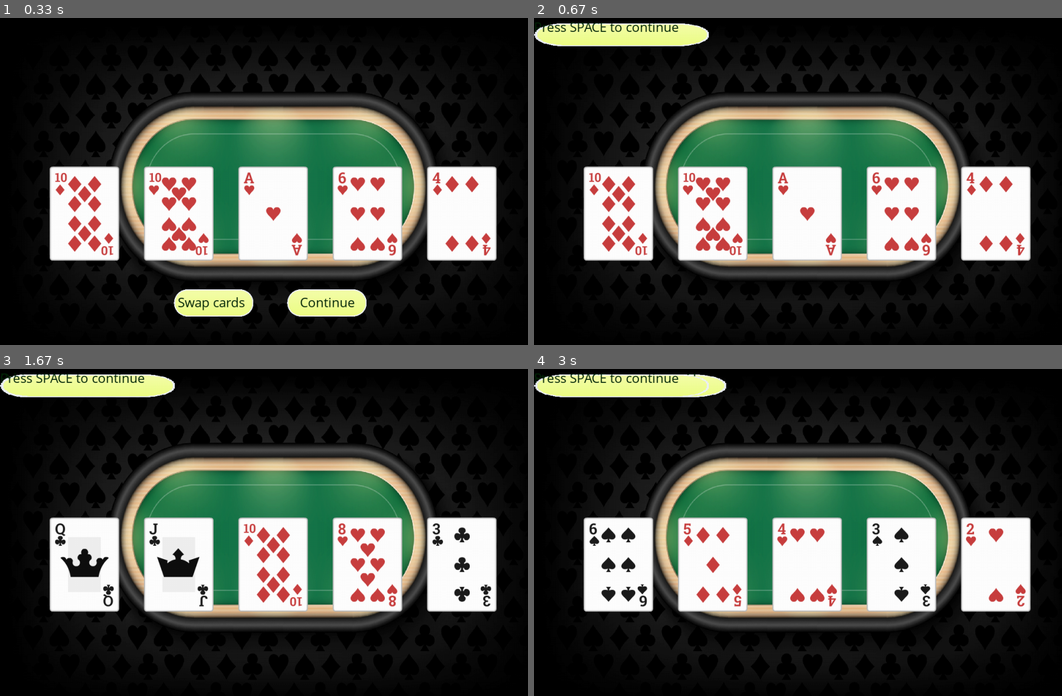
Above: before the commit, frames 1-4 (two rows, left to right).
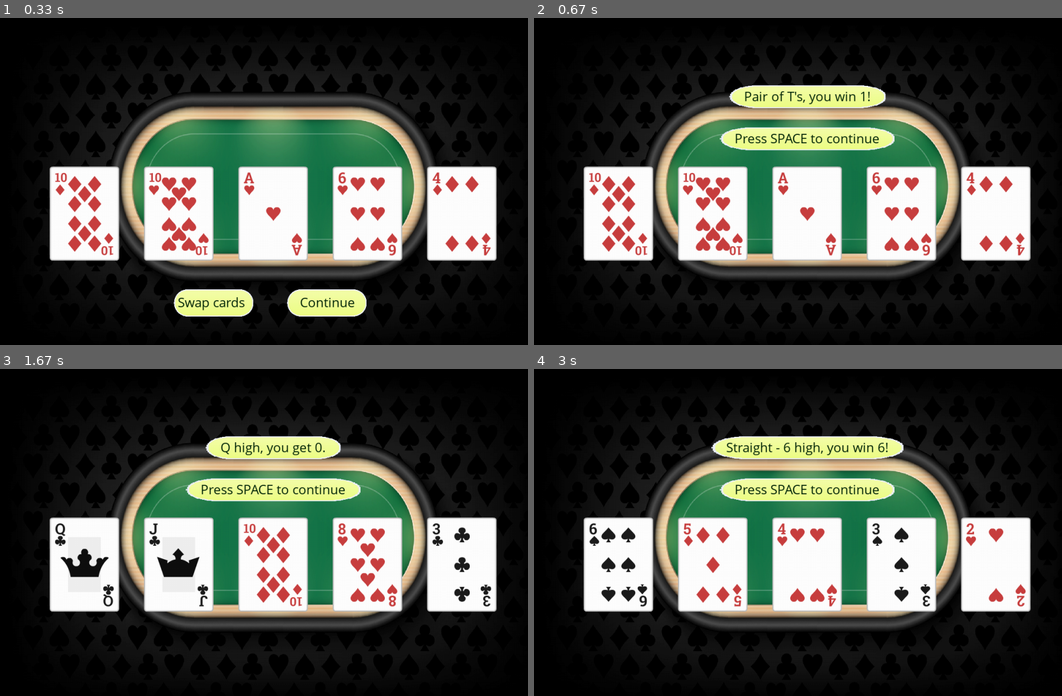
Above: after the commit, the same moments.

Repository: jungleistx/poker_game
Game: pygame game, started from main.py
Two runs of this game, one before a commit and one after it. Both use one fixed random seed, a clock stepped at 60 frames per second and the inputs below.
Inputs (mouse positions are in pixels of both pictures, inside the frame that each line leads up to):
- Up to frame 1 (0.33 s): no input
- Up to frame 2 (0.67 s): click "Continue" at 0.38 s
- Up to frame 3 (1.67 s): tap Space at 0.67, 1.4 s; tap 1 at 1 s
- Up to frame 4 (3 s): tap Space at 1.7, 2.9 s; click (613, 529) at 1.88 s; click (813, 571) at 2.22 s; tap 1 at 2.98 s

Frame 1 is identical in both runs. In frame 2, 6.3% of the frame differs, in the area x 0-69%, y 1-41%; in frame 3, 6.1%; in frame 4, 7.0%, in the area x 0-70%, y 1-41%.

Commit message:
mod Button, add set_new_location(), and calls in Window

Diff:
--- a/classes/button.py
+++ b/classes/button.py
@@ -33,6 +33,13 @@
 
 	def change_button_size(self):
 		text_box = game_font.render(self.text, True, (Button.TEXT_COLOUR))
-		text_box_width = text_box.get_width()
-		text_box_height = text_box.get_height()
-		self.image.image = pygame_instance.transform.scale(self.image.image, (text_box_width + 60, text_box_height + 30))
+		self.text_box_width = text_box.get_width()
+		self.text_box_height = text_box.get_height()
+		self.image.image = pygame_instance.transform.scale(self.image.image, (self.text_box_width + 60, self.text_box_height + 30))
+
+
+	def set_new_location(self, window_width:int, y:int=0):
+		self.image.x = window_width // 2 - self.text_box_width // 2 - 30
+		self.text_x = self.image.x + 30
+		self.image.y = y
+		self.text_y = self.image.y + 15
--- a/classes/window.py
+++ b/classes/window.py
@@ -67,12 +67,7 @@
 	def draw_continue_instructions(self):
 		space_button = Button('Press SPACE to continue')
 		space_button.change_button_size()
-
-		# space_button.image.x = Window.WIDTH // 2 - text_box_width // 2 - 30
-		# space_button.text_x = space_button.image.x + 30
-		# space_button.image.y = 210
-		# space_button.text_y = space_button.image.y + 15
-
+		space_button.set_new_location(Window.WIDTH, 210)
 		space_button.draw_button(self.window)
 
 
@@ -98,13 +93,9 @@
 
 		result_button = Button(win_text)
 		result_button.change_button_size()
+		result_button.set_new_location(Window.WIDTH, 125)
+		result_button.draw_button(self.window)
 
-		# result_button.image.x = Window.WIDTH // 2 - text_box_width // 2 - 30
-		# result_button.text_x = result_button.image.x + 30
-		# result_button.image.y = 125
-		# result_button.text_y = result_button.image.y + 15
-
-		result_button.draw_button(self.window)
 		self.draw_continue_instructions()
 		self.draw_cards()
 		pygame_instance.display.flip()
